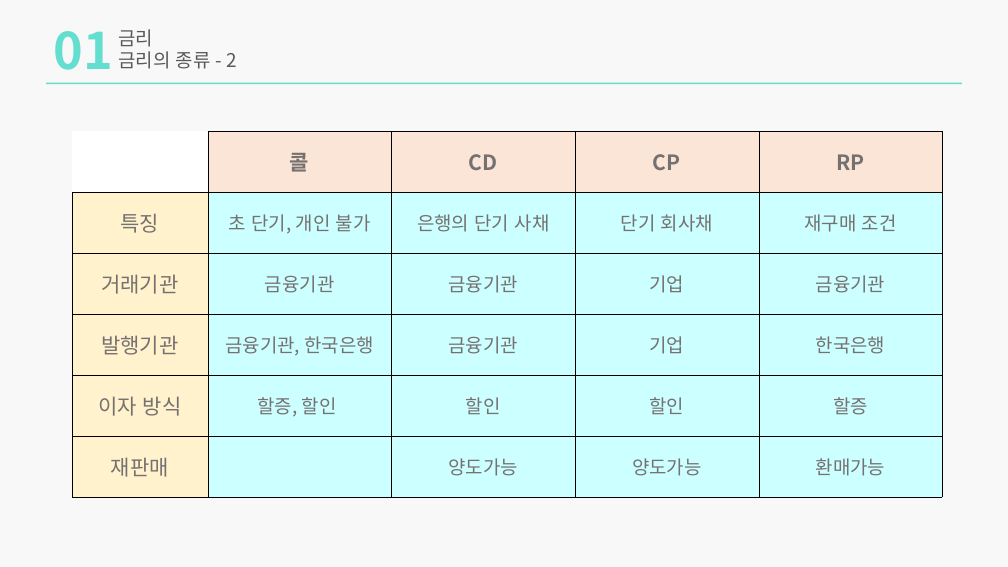
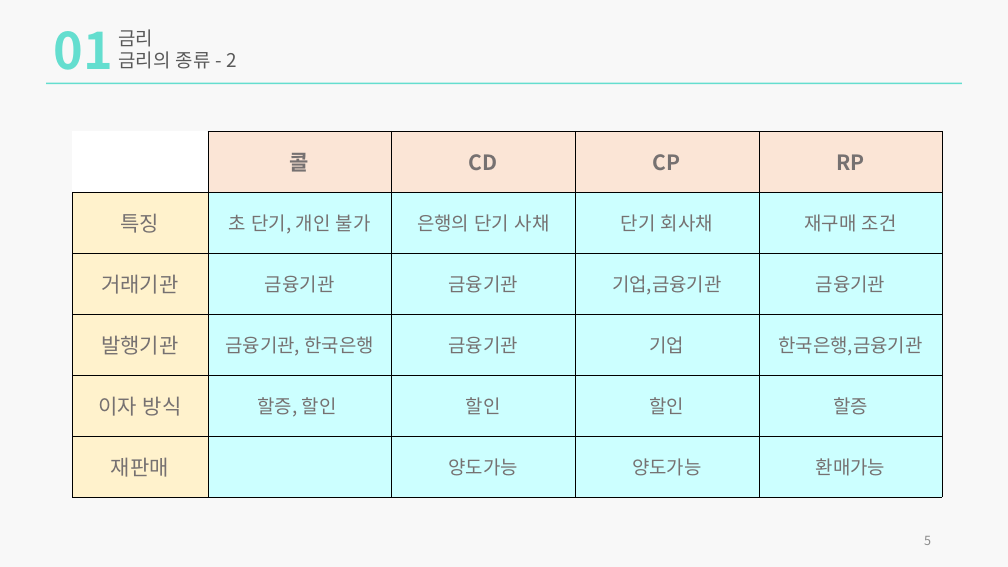
Before and after one commit to zndrke/Financial-Product, a slide deck: slide 5 of 금리채권/금리,채권,FRN.pptx. Drawn at 1008x567 pixels with LibreOffice and Linux fonts; fonts in the diff are those of the drawing. Boxes give left, top, right and bottom in pixels: in the first picture for what was removed or moved away, otherwise in the second. Text is boxed around its words. In the diff, an @@ line names an element or a change of style, - is before the commit and + after.

```diff
--- a/금리채권/금리,채권,FRN.pptx
+++ b/금리채권/금리,채권,FRN.pptx
@@ table at (72,131,943,497) @@
-row 3, column 4: 기업
+row 3, column 4: 기업,금융기관
-row 4, column 5: 한국은행
+row 4, column 5: 한국은행,금융기관
@@ page number added at (924,536,931,545), 12 pt, text #8C8C8C @@
+5
```
Also in this commit, not shown: 19 other slides changed, 3 slides added, 2 slides removed, 4 other files.
